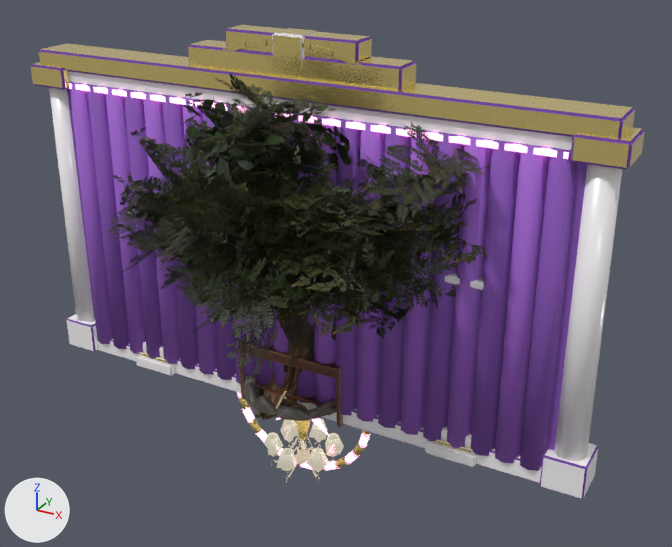
The glTF model public/models/ella_world_environment.glb as it was, and as the next commit left it.
The view is the same before and after, from a 50 mm camera at (8.31, -13.69, 9.79) aimed at (0.51, 0.48, 2.7). The axes (+X, +Y, +Z) are drawn at lower left. The lights are the same throughout. The picture after the commit comes second.

Objects in the first picture: 'Env_Campfire_Pit', 'Env_DTI_Arch', 'Env_DTI_Backdrop', 'Env_DTI_Bench', 'Env_DTI_Chandelier', 'Env_DTI_StarCrest', 'Env_Tree_Blossom', 'Env_Tree_Emerald', 'Env_Tree_Lilac' and 1 more.
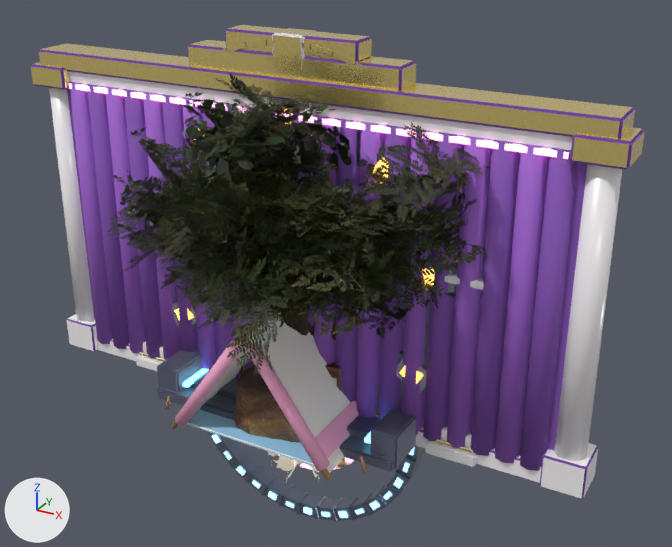
Location of each change, (x1, y1, x2, y2) in pixels of the pictures (672 x 547 px):
'Env_Camp_Tent', added
    after: (165, 309, 367, 481)
    faces in mat_mat_camp_canvas (white #fcf8f1): (179, 312, 351, 473)
    faces in mat_mat_camp_stripe (pink #f8add3): (175, 339, 359, 471)
    faces in mat_mat_camp_blanket (blue #99cef1): (187, 409, 314, 466)
    faces in mat_mat_camp_wood (brown #b18b65): (165, 309, 367, 481)
'Env_Stargate_Frame', added (mostly hidden)
    after: (149, 98, 457, 471)
    faces in mat_mat_stargate_ramp (greyish blue #696c81): (157, 350, 416, 471)
    faces in mat_mat_stargate_naquadah (greyish blue #767e90): (149, 114, 456, 471)
    faces in mat_mat_stargate_trim (light grey #adb8cb): (149, 98, 457, 394)
    faces in mat_mat_stargate_chevronglow (orange #ffce6f, glowing orange #ffb350): (174, 108, 434, 384)
    faces in mat_mat_stargate_cyanglow (cyan #b3f6ff, glowing cyan #76e5ff): (183, 368, 371, 444)
'Env_Stargate_InnerRing', added
    after: (205, 431, 425, 522)
    faces in mat_mat_stargate_glyphtrack (greyish blue #8690a6): (205, 431, 425, 522)
    faces in mat_mat_stargate_glyphglow (cyan #cef3ff, glowing blue #a0e1ff): (211, 434, 415, 518)
'Env_Camp_Boulder', added (brown)
    after: (234, 364, 300, 442)
'Env_DTI_Chandelier', unchanged, covered by the edit
    before: (264, 419, 344, 483)
    after: (268, 452, 320, 483)
'Env_DTI_Bench', unchanged, covered by the edit
    before: (239, 340, 343, 427)
    after: (240, 362, 341, 391)

What changed in the scene script:
```text
Add mat_mat_env_camp_boulder:
    mat_mat_env_camp_boulder = bpy.data.materials.new('Mat_Env_Camp_Boulder')
    # uses the picture img_rock_07_diff_1k
Add ob_env_stargate_innerring:
    ob_env_stargate_innerring = bpy.data.objects.new('Env_Stargate_InnerRing', me_env_stargate_innerring_mesh)  # 864 vertices, 1296 faces; spans x -2.63..2.63, y -0.22..0.22, z -2.63..2.63; in mat_mat_stargate_glyphtrack (greyish blue #8690a6), mat_mat_stargate_glyphglow (cyan #cef3ff, glowing blue #a0e1ff)
    ob_env_stargate_innerring.location = (0.0, 0.0, 0.0)
Add ob_env_stargate_frame:
    ob_env_stargate_frame = bpy.data.objects.new('Env_Stargate_Frame', me_env_stargate_frame_mesh)  # 1440 vertices, 2316 faces; spans x -3.26..3.26, y -1.3..1.3, z -0.27..6.21; in mat_mat_stargate_naquadah (greyish blue #767e90), mat_mat_stargate_trim (light grey #adb8cb), mat_mat_stargate_chevronglow (orange #ffce6f, glowing orange #ffb350), mat_mat_stargate_ramp (greyish blue #696c81), mat_mat_stargate_cyanglow (cyan #b3f6ff, glowing cyan #76e5ff)
    ob_env_stargate_frame.location = (0.0, 0.0, 0.0)
Add ob_env_camp_tent:
    ob_env_camp_tent = bpy.data.objects.new('Env_Camp_Tent', me_env_camp_tent_mesh)  # 338 vertices, 590 faces; spans x -2.22..2.22, y -2.09..2.09, z -0.07..2.51; in mat_mat_camp_canvas (white #fcf8f1), mat_mat_camp_stripe (pink #f8add3), mat_mat_camp_wood (brown #b18b65), mat_mat_camp_blanket (blue #99cef1), mat_mat_camp_lanternglow (beige #fff6ce, glowing yellow #ffe599)
    ob_env_camp_tent.location = (0.0, 0.0, 0.0)
Add ob_env_camp_boulder:
    ob_env_camp_boulder = bpy.data.objects.new('Env_Camp_Boulder', me_env_camp_boulder_mesh)  # 312 vertices, 612 faces; spans x -0.83..0.83, y -1.56..1.56, z 0.0..1.39
    ob_env_camp_boulder.location = (0.0, 0.0, 0.0)
```
